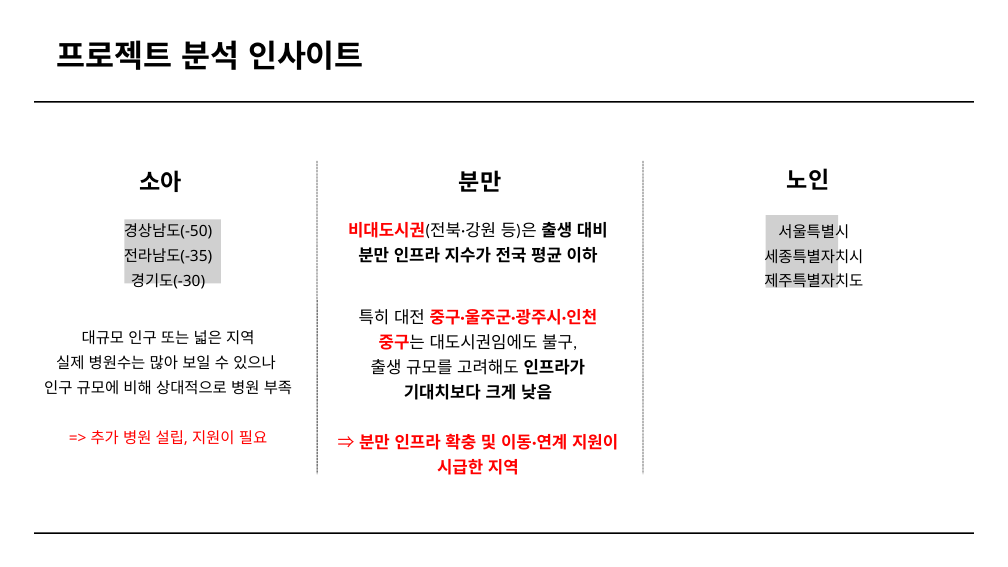
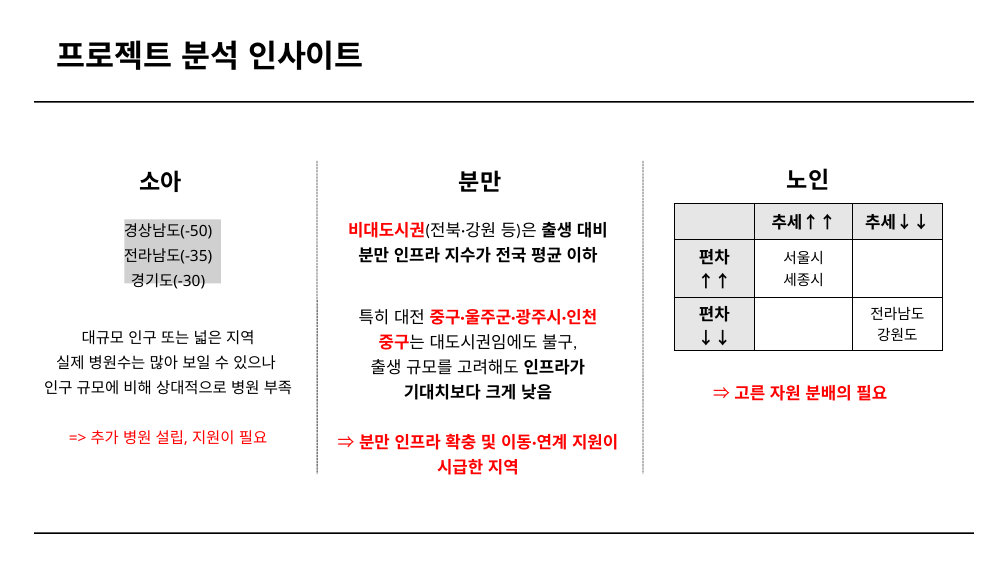
Before and after one commit to 25-SDA-team8/25-SDA-team8, a slide deck: slide 71 of docs/SDA_8조_발표자료.pptx (slide 99 before the commit). Drawn at 1008x567 pixels with LibreOffice and Linux fonts; fonts in the diff are those of the drawing; grey boxes stand for pictures. Boxes give left, top, right and bottom in pixels: in the first picture for what was removed or moved away, otherwise in the second. Text is boxed around its words. In the diff, an @@ line names an element or a change of style, - is before the commit and + after.

Commit message:
발표 자료 수정

```diff
--- a/docs/SDA_8조_발표자료.pptx
+++ b/docs/SDA_8조_발표자료.pptx
@@ table added at box(675, 203, 943, 350), 3 rows, 3 columns @@
+ | 추세↑↑ | 추세↓↓
+편차 ↑↑ | 서울시 / 세종시 | 
+편차 ↓↓ |  | 전라남도 / 강원도
@@ text removed at box(764, 221, 863, 291) @@
-서울특별시
-세종특별자치시
-제주특별자치도
@@ text added at box(734, 385, 887, 401), 16 pt, text #FF0000, bold @@
+⇒ 고른 자원 분배의 필요
```
